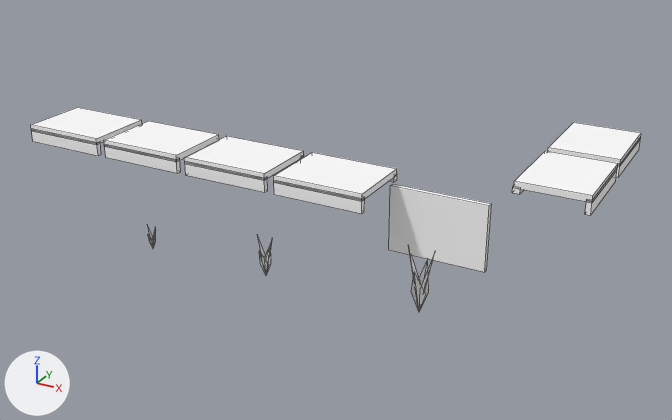
Renders of the OBJ model Games/GuruttoWorld/Assets/Models/GuidanceLab/Cue5A/Baked/Block-0-1.obj from each side of a commit.
Both versions are drawn from a 50 mm lens placed at (9.65, 1.14, 9.47), pointed at (0.87, 17.1, 1.49). Every picture has the same lights, and +X, +Y and +Z are marked at lower left. The picture after the commit comes second. Mesh edges are drawn as thin lines. Where no turn or scale is listed for an object, it has been applied to the vertices. Vertices at exactly the same position are counted once.

In view in the first picture: 'Block-0-1'.
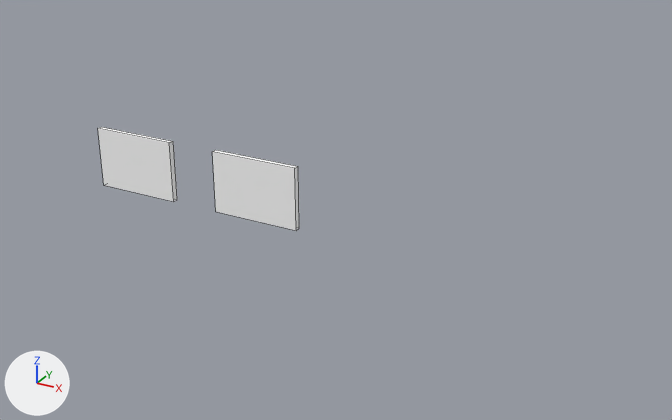
What changed in the scene script:
```text
Change me_block_0_1:
    used by ob_block_0_1; location = (0.0, 0.0, 0.0)
    remove me_block_0_1.from_pydata(...)  # 191 vertices, 138 faces; spans x -4.9..6.4, y 14.35..20.0, z 0.26..3.26
    add me_block_0_1.from_pydata(...)  # 16 vertices, 12 faces; spans x -3.96..0.96, y 15.32..15.44, z 1.75..3.05
    me_block_0_1 part 1: a new loose piece, a box spanning x -3.96..-2.04, y 15.32..15.44, z 1.75..3.05, in mat_white (white #ffffff)
    me_block_0_1 part 2: a new loose piece, a box spanning x -0.96..0.96, y 15.32..15.44, z 1.75..3.05, in mat_white (white #ffffff)
    me_block_0_1 part 3: the loose piece of 13 vertices spanning x -3.12..-2.88, y 15.52..15.78, z 0.26..0.85 is deleted
    me_block_0_1 part 4: the loose piece of 13 vertices spanning x -0.19..0.19, y 15.44..15.86, z 0.34..1.27 is deleted
    me_block_0_1 part 5: the loose piece of 13 vertices spanning x 3.22..3.78, y 15.34..15.96, z 0.44..1.83 is deleted
    me_block_0_1 part 6: the loose piece of 8 vertices spanning x 2.84..4.76, y 15.62..15.74, z 1.65..2.95 is deleted
    me_block_0_1 part 7: the loose piece of 8 vertices spanning x 4.98..5.12, y 16.2..18.0, z 3.04..3.16 is deleted
    me_block_0_1 part 8: the loose piece of 8 vertices spanning x -4.9..-3.1, y 14.35..15.75, z 3.13..3.26 is deleted
    me_block_0_1 part 9: the loose piece of 8 vertices spanning x 6.3..6.4, y 18.2..20.0, z 2.9..3.18 is deleted
    me_block_0_1 part 10: the loose piece of 8 vertices spanning x -2.9..-1.1, y 14.35..15.75, z 3.13..3.26 is deleted
    me_block_0_1 part 11: the loose piece of 8 vertices spanning x -0.9..0.9, y 14.35..15.75, z 3.13..3.26 is deleted
    me_block_0_1 part 12: the loose piece of 8 vertices spanning x 1.1..2.9, y 14.35..15.75, z 3.13..3.26 is deleted
    me_block_0_1 part 13: the loose piece of 8 vertices spanning x 5.0..6.4, y 16.2..18.0, z 3.13..3.26 is deleted
    me_block_0_1 part 14: the loose piece of 8 vertices spanning x 5.0..6.4, y 18.2..20.0, z 3.13..3.26 is deleted
    me_block_0_1 part 15: the loose piece of 8 vertices spanning x -4.9..-3.1, y 14.35..14.45, z 2.9..3.18 is deleted
    me_block_0_1 part 16: the loose piece of 8 vertices spanning x -2.9..-1.1, y 14.35..14.45, z 2.9..3.18 is deleted
    me_block_0_1 part 17: the loose piece of 8 vertices spanning x -0.9..0.9, y 14.35..14.45, z 2.9..3.18 is deleted
    me_block_0_1 part 18: the loose piece of 8 vertices spanning x 1.1..2.9, y 14.35..14.45, z 2.9..3.18 is deleted
    me_block_0_1 part 19: the loose piece of 8 vertices spanning x 6.3..6.4, y 16.2..18.0, z 2.9..3.18 is deleted
    other edits to the shape of me_block_0_1 do not show in these pictures
```

Pixel boxes [x1, y1, x2, y2] of what changed, in the pictures (672 x 420 px):
'Block-0-1', reshaped (67% narrower, 49% shorter): before [31, 107, 641, 312]; after [98, 127, 299, 231]
part 1 of me_block_0_1, added: after [98, 127, 177, 202]
part 2 of me_block_0_1, added: after [212, 150, 299, 231]
part 3 of me_block_0_1, deleted: before [147, 225, 156, 249]
part 4 of me_block_0_1, deleted: before [257, 235, 272, 275]
part 5 of me_block_0_1, deleted: before [410, 255, 433, 312]
part 6 of me_block_0_1, deleted: before [389, 184, 492, 272]
part 7 of me_block_0_1, deleted: before [512, 186, 523, 194]
part 8 of me_block_0_1, deleted: before [31, 107, 142, 145]
part 9 of me_block_0_1, deleted: before [616, 138, 641, 178]
part 10 of me_block_0_1, deleted: before [104, 121, 219, 162]
part 11 of me_block_0_1, deleted: before [184, 136, 304, 180]
part 12 of me_block_0_1, deleted: before [274, 152, 397, 201]
part 13 of me_block_0_1, deleted: before [514, 151, 618, 202]
part 14 of me_block_0_1, deleted: before [548, 122, 641, 165]
part 15 of me_block_0_1, deleted: before [31, 129, 101, 156]
part 16 of me_block_0_1, deleted: before [105, 145, 181, 173]
part 17 of me_block_0_1, deleted: before [185, 162, 268, 192]
part 18 of me_block_0_1, deleted: before [274, 181, 365, 214]
part 19 of me_block_0_1, deleted: before [585, 169, 617, 215]
